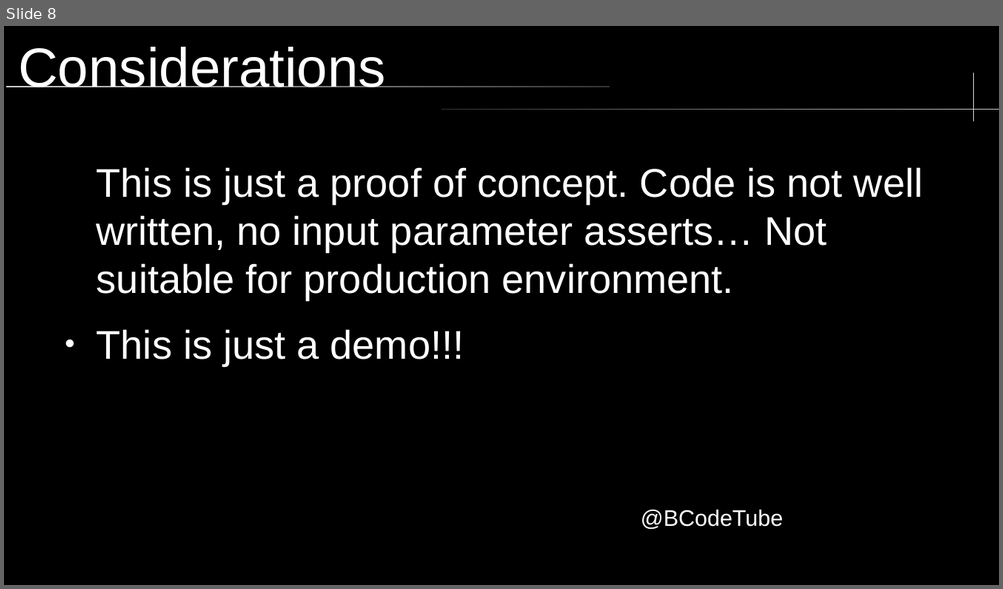
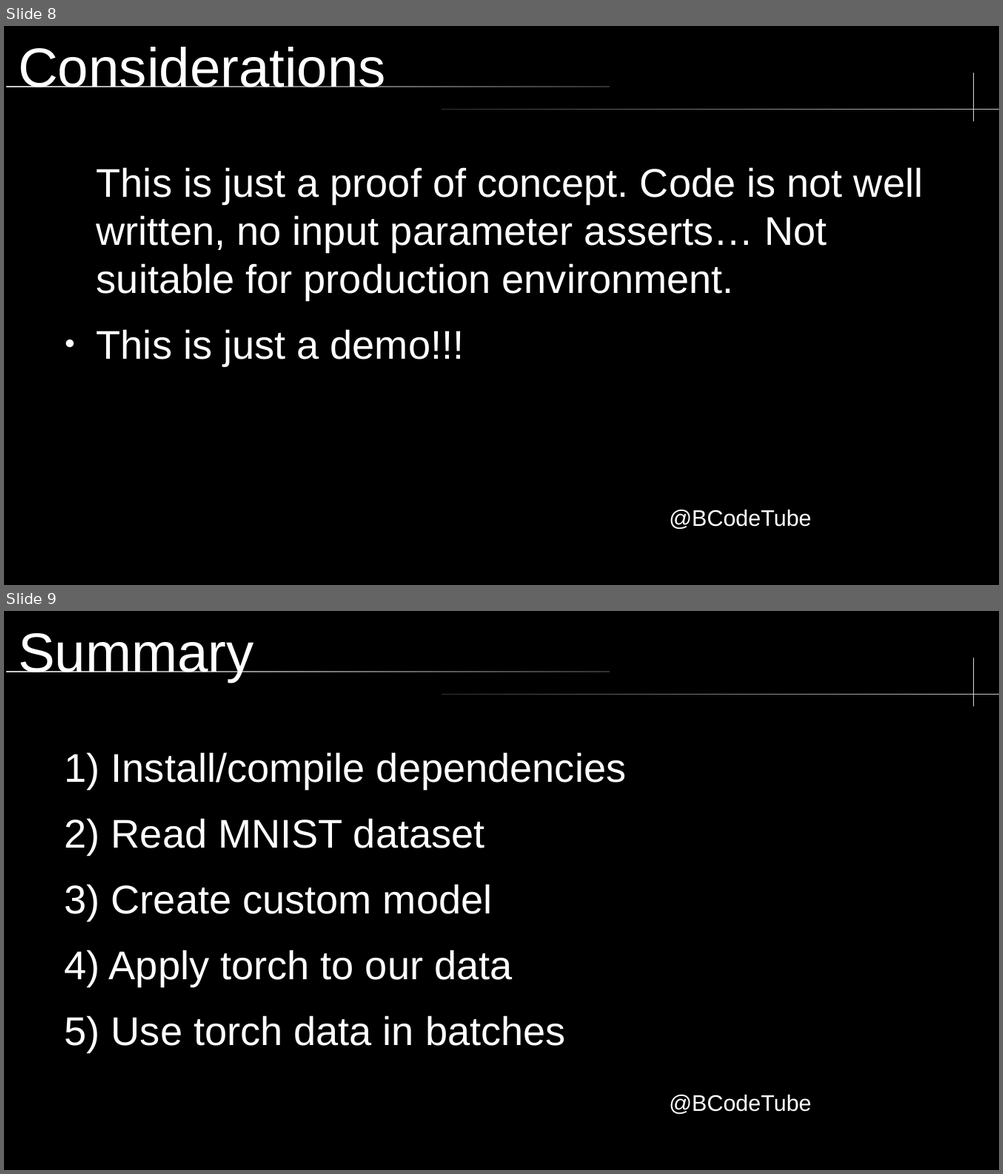
Before and after one commit to brccabral/Cpp_Python_MNIST, a slide deck: MNIST.odp. Shown one above the other, each under a label of ours: slide 8 before the commit, slides 8 and 9 after it. The pictures are 1003x589 and 1003x1174 pixels, drawn with LibreOffice and Linux fonts; fonts in the diff are those of the drawing; background and template pictures are left out. Boxes give left, top, right and bottom in pixels: in the first picture for what was removed or moved away, otherwise in the second. Text is boxed around its words. In the diff, an @@ line names an element or a change of style, - is before the commit and + after.

```diff
--- a/MNIST.odp
+++ b/MNIST.odp
@@ slide 9 added at bbox=[4, 611, 999, 1170], background #000000; not listed: 4 template elements that a slide beside it also shows @@
@@ title added at bbox=[18, 633, 254, 682], 44 pt, text #FFFFFF @@
+Summary
@@ text added at bbox=[109, 752, 626, 1046], 32 pt, text #FFFFFF @@
+1) Install/compile dependencies
+2) Read MNIST dataset
+3) Create custom model
+4) Apply torch to our data
+5) Use torch data in batches
@@ slide 8 changed as well @@
@@ text "@BCodeTube": place and size @@
-text "@BCodeTube" at bbox=[640, 510, 782, 530]
+text "@BCodeTube" at bbox=[669, 510, 811, 530]
```
Also in this commit, not shown: 13 other slides changed.
